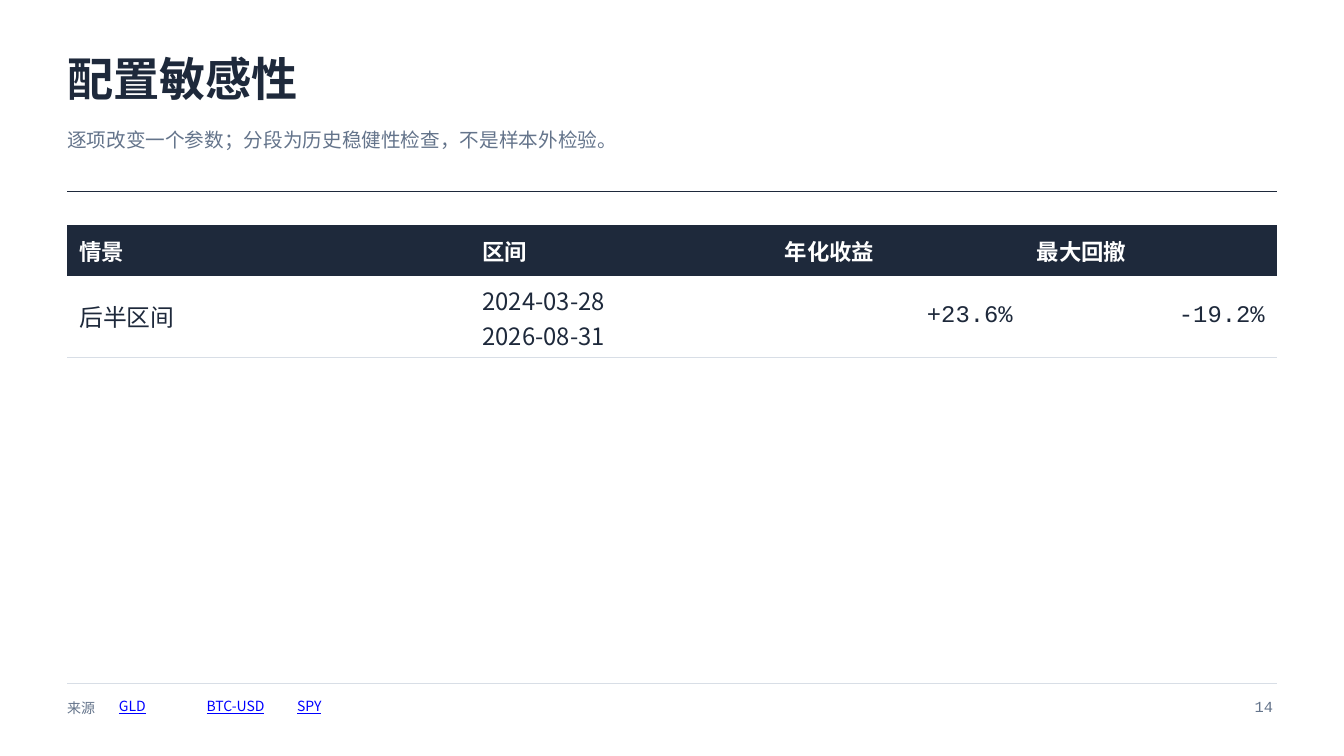
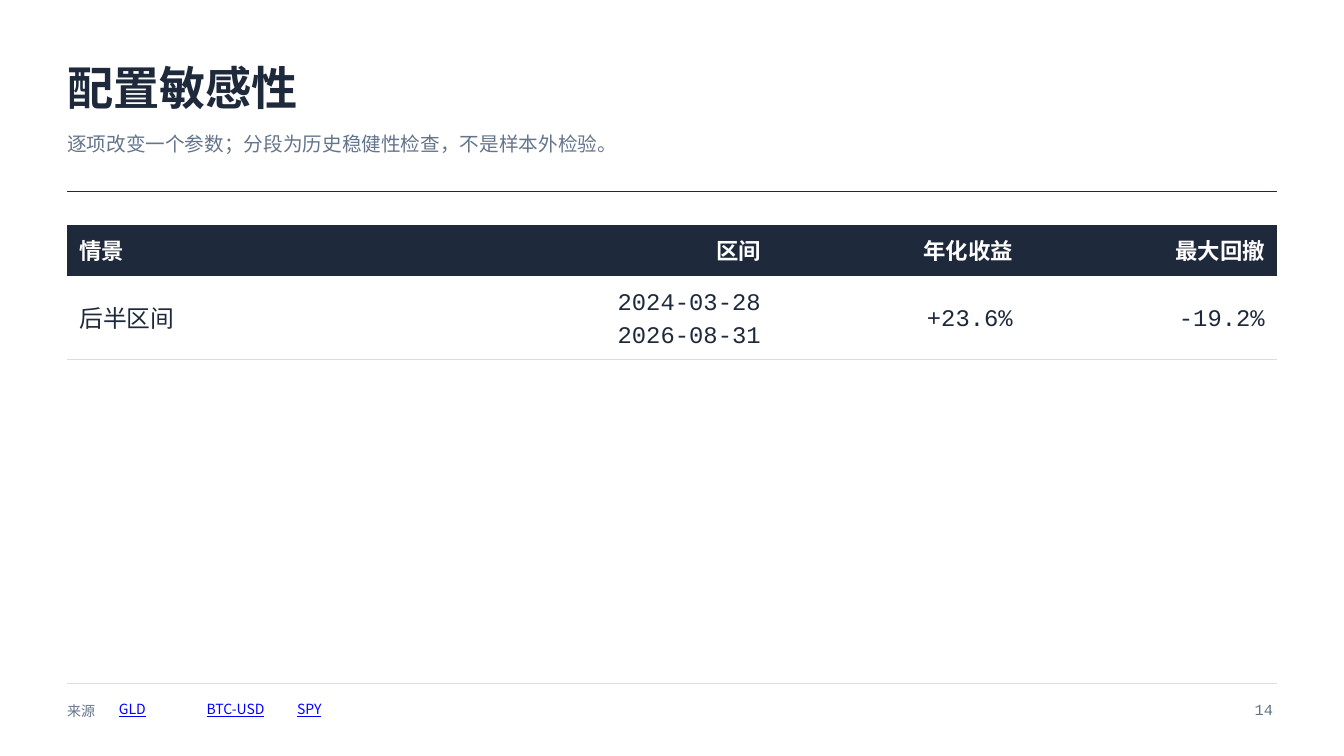
Before and after one commit to coetzeexu/evidence-research-agent, a slide deck: slide 14 of samples/gold-bitcoin/artifacts/report.pptx. Drawn at 1344x756 pixels with LibreOffice and Linux fonts; fonts in the diff are those of the drawing. Boxes give left, top, right and bottom in pixels: in the first picture for what was removed or moved away, otherwise in the second. Text is boxed around its words. In the diff, an @@ line names an element or a change of style, - is before the commit and + after.

Commit message:
fix: align slide columns and bound text layout

```diff
--- a/samples/gold-bitcoin/artifacts/report.pptx
+++ b/samples/gold-bitcoin/artifacts/report.pptx
@@ text "配置敏感性" at (x1=67, y1=65, x2=298, y2=109): line spacing 1 to 46.2pt; less space between paragraphs @@
@@ text "逐项改变一个参数；分段为历史稳健性检查，不是样本外检验。" at (x1=67, y1=134, x2=617, y2=154): line spacing 1 to 19.6pt; less space between paragraphs @@
@@ table at (x1=68, y1=225, x2=1277, y2=359) @@
@@ font Noto Sans CJK SC to Courier New in "2024-03-28", "2026-08-31" @@
@@ line spacing 1 to 22.4pt @@
@@ alignment left to right @@
@@ line spacing 1 to 23.8pt @@
@@ line spacing 1 to 14pt; less space between paragraphs in 4 elements at (x1=67, y1=704, x2=95, y2=717), (x1=119, y1=703, x2=146, y2=717), (x1=207, y1=703, x2=265, y2=717), (x1=297, y1=703, x2=321, y2=717) @@
@@ text "14" at (x1=1255, y1=705, x2=1273, y2=715): line spacing 1 to 15.4pt; less space between paragraphs @@
```
Also in this commit, not shown: 38 other slides changed, 9 other files.
